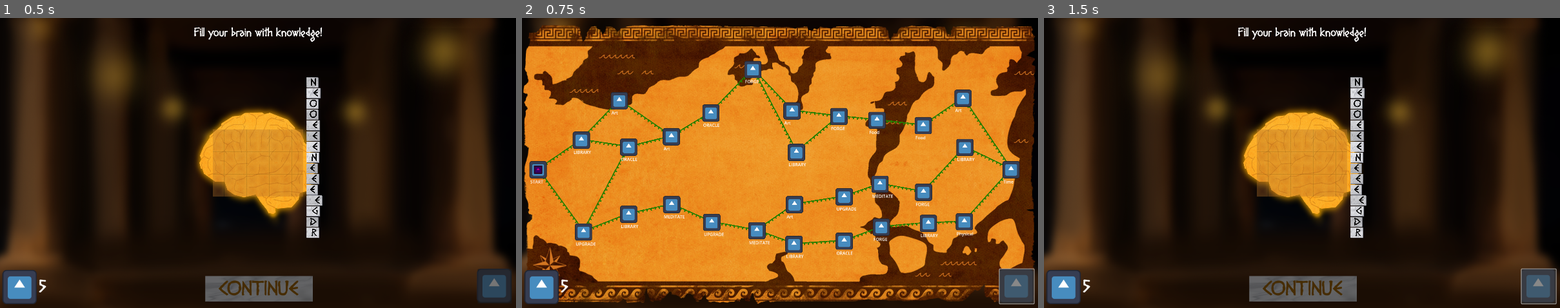
Above: before the commit, frames 1-3 (left to right).
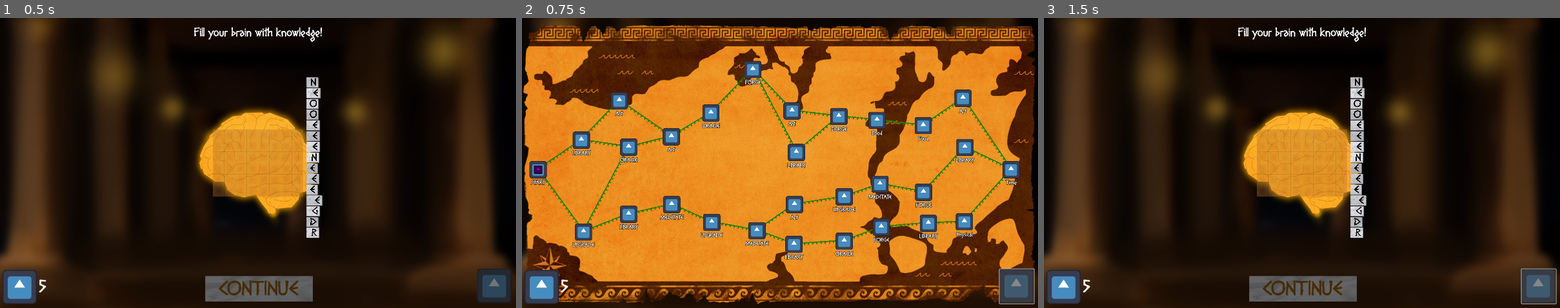
Above: after the commit, the same moments.

Repository: hulien22/ldjam54
Game: Godot game, scene res://scenes/main.tscn
Same seed, same stepped clock (60 frames per second), same inputs: the game is played once before the commit and once after it. The engine's default icon, where the game draws it, is replaced by a stand-in: a white triangle on a blue panel in a dark square.
Inputs (mouse positions are in pixels of both pictures, inside the frame that each line leads up to):
- Up to frame 1 (0.5 s): no input
- Up to frame 2 (0.75 s): click (1017, 287) at 0.5 s
- Up to frame 3 (1.5 s): click (1539, 287) at 1.25 s

Frame 1 is identical in both runs. In frame 2, 1.5% of the frame differs, in the area x 1-96%, y 21-84%; in frame 3, nothing differs.

Commit message:
border around map tile words

Diff:
--- a/scenes/location.tscn
+++ b/scenes/location.tscn
@@ -1,7 +1,14 @@
-[gd_scene load_steps=3 format=3 uid="uid://c3kfysxmjxavd"]
+[gd_scene load_steps=5 format=3 uid="uid://c3kfysxmjxavd"]
 
 [ext_resource type="Script" path="res://scripts/Location.gd" id="1_14ir8"]
 [ext_resource type="Texture2D" uid="uid://caiiw0boachdi" path="res://art/icon.svg" id="2_vboih"]
+[ext_resource type="FontFile" uid="uid://cshv7yax3y1kc" path="res://fonts/DIOGENES.ttf" id="3_whc1b"]
+
+[sub_resource type="LabelSettings" id="LabelSettings_f1n22"]
+font = ExtResource("3_whc1b")
+font_size = 20
+outline_size = 5
+outline_color = Color(0, 0, 0, 1)
 
 [node name="location" type="Control"]
 layout_mode = 3
@@ -24,10 +31,12 @@
 
 [node name="label" type="Label" parent="."]
 layout_mode = 0
-offset_left = -29.0
+offset_left = -74.0
 offset_top = 33.0
-offset_right = 30.0
-offset_bottom = 56.0
+offset_right = 75.0
+offset_bottom = 69.0
 text = "test"
+label_settings = SubResource("LabelSettings_f1n22")
+horizontal_alignment = 1
 
 [connection signal="pressed" from="button" to="." method="_on_pressed"]
